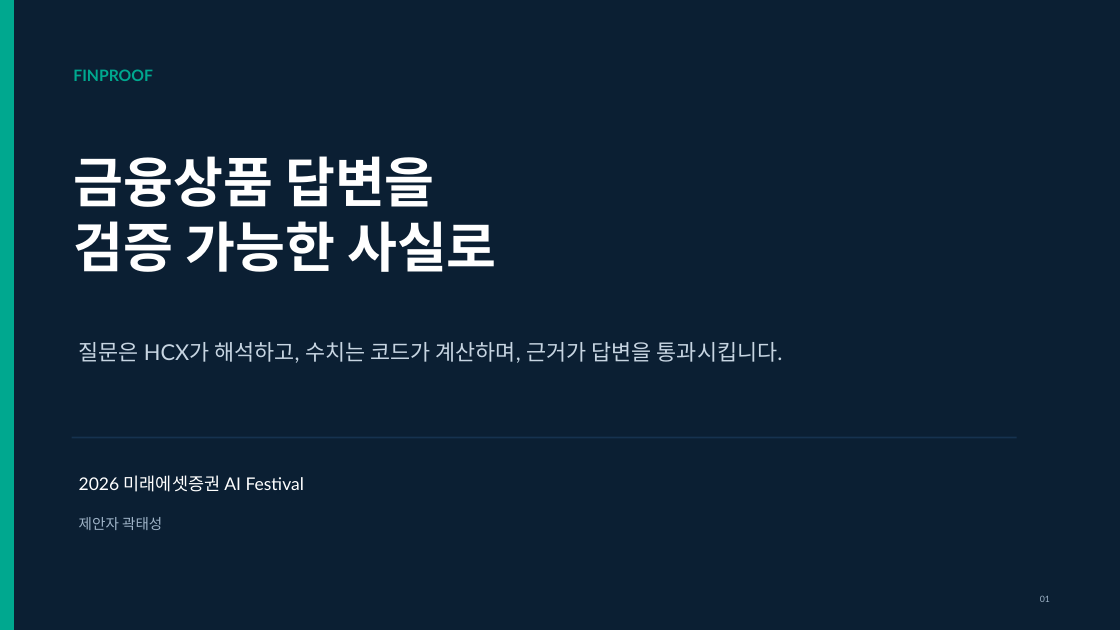
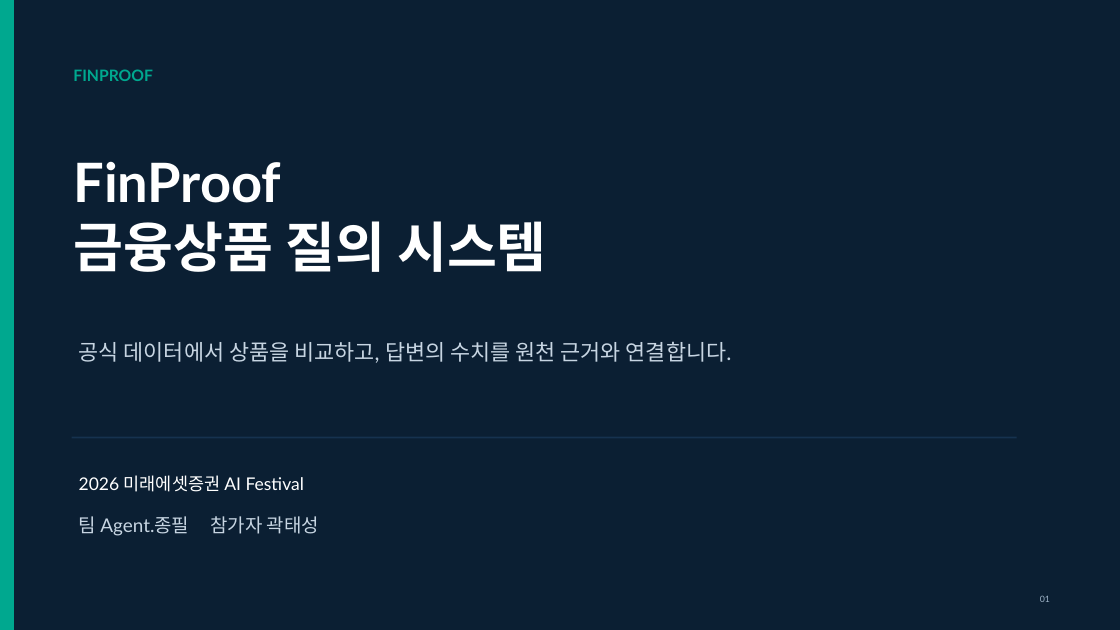
Before and after one commit to tskwak111/mirae_agent, a slide deck: slide 1 of docs/submission/FinProof_Technical_Proposal.pptx. Drawn at 1120x630 pixels with LibreOffice and Linux fonts; fonts in the diff are those of the drawing. Boxes give left, top, right and bottom in pixels: in the first picture for what was removed or moved away, otherwise in the second. Text is boxed around its words. In the diff, an @@ line names an element or a change of style, - is before the commit and + after.

```diff
--- a/docs/submission/FinProof_Technical_Proposal.pptx
+++ b/docs/submission/FinProof_Technical_Proposal.pptx
@@ text at bbox=[73, 161, 547, 272]: text changed @@
-금융상품 답변을
-검증 가능한 사실로
+FinProof
+금융상품 질의 시스템
@@ text at bbox=[79, 341, 732, 363]: text changed @@
-질문은 HCX가 해석하고, 수치는 코드가 계산하며, 근거가 답변을 통과시킵니다.
+공식 데이터에서 상품을 비교하고, 답변의 수치를 원천 근거와 연결합니다.
@@ text at bbox=[79, 516, 319, 536]: text changed; size 12.5 to 16.3 pt; text colour #9FB4C8 to #C7D5E2 @@
-제안자 곽태성
+팀 Agent.종필 참가자 곽태성
```
Also in this commit, not shown: 12 other slides changed, 2 slides added, 2 slides removed, 8 other files.
